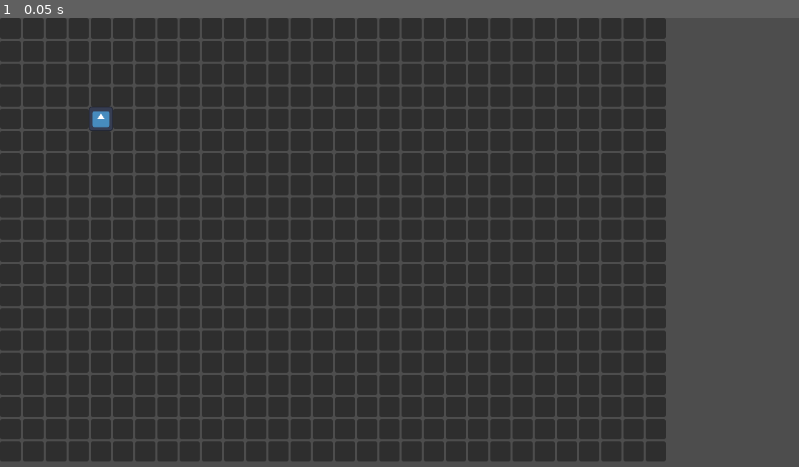
Above: before the commit, frame 1.
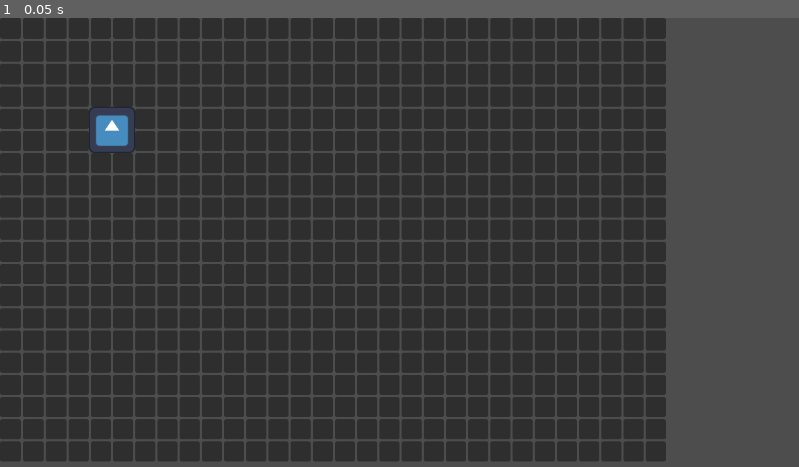
Above: after the commit, the same moment.

Repository: TheSentry/Bagpacking
Game: Godot game, scene res://inventory/inventory_grid/inventory_grid.tscn
The game is run twice, just before and just after one commit, with the same random seed, the same clock (stepped at 60 frames per second) and the same inputs. This scene is started directly instead of the project's main scene. The engine's default icon, where the game draws it, is replaced by a stand-in: a white triangle on a blue panel in a dark square.
Inputs:
- Up to frame 1 (0.05 s): no input

The runs differ from the first frame. In frame 1, 0.5% of the frame differs, in the area x 11-17%, y 19-31%.

Commit message:
placement with bigger items

Diff:
--- a/inventory/inventory_grid/inventory_grid.gd
+++ b/inventory/inventory_grid/inventory_grid.gd
@@ -52,13 +52,8 @@
 	item_instance.item_data = item_data
 	items.add_child(item_instance)
 
-	item_instance.size= Vector2i(tile_size+separation*2,tile_size+separation*2)
-	print(item_instance.size)
+	item_instance.size= Vector2i((tile_size+separation)*item_instance.item_size.x+separation,(tile_size+separation)*item_instance.item_size.y+separation)
 	item_instance.position = Vector2((col-1) * (tile_size + separation),(row-1) * (tile_size + separation))
-	print(item_instance.position)
-
-	pass
-
 
 
 func snap_item_to_Grid()-> void:
--- a/inventory/item/items/test_Item.tres
+++ b/inventory/item/items/test_Item.tres
@@ -6,6 +6,6 @@
 [resource]
 script = ExtResource("1_rtcjq")
 name = "TestItem"
-shape = "1x1"
+shape = "2x2"
 icon = ExtResource("1_35nrq")
 metadata/_custom_type_script = "uid://821g00we0h08"
